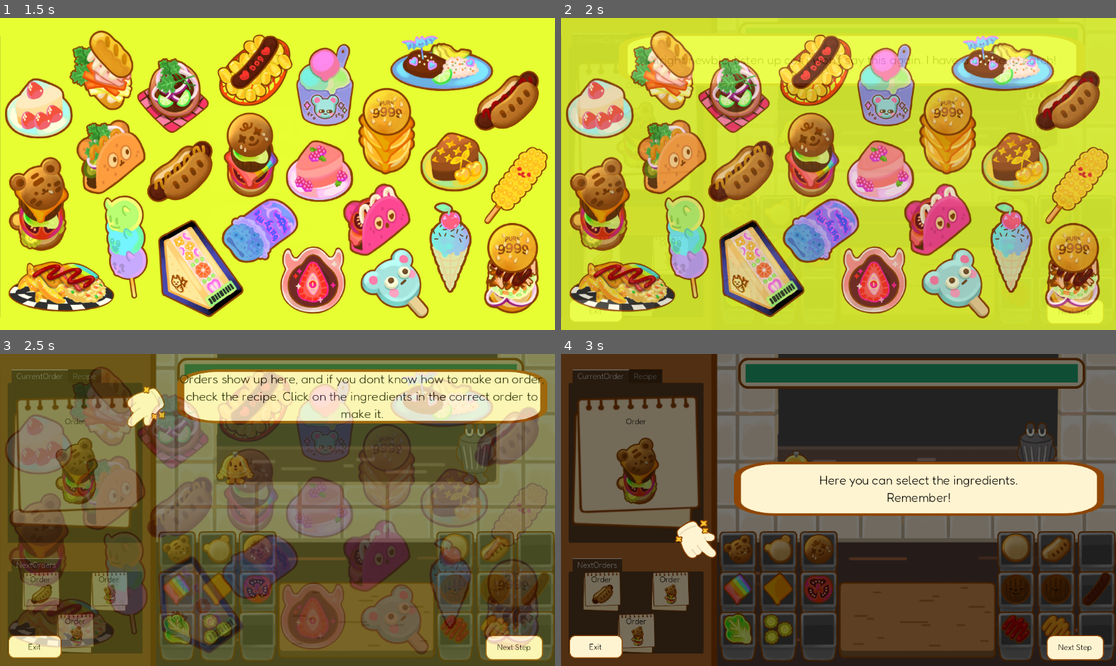
Above: before the commit, frames 1-4 (two rows, left to right).
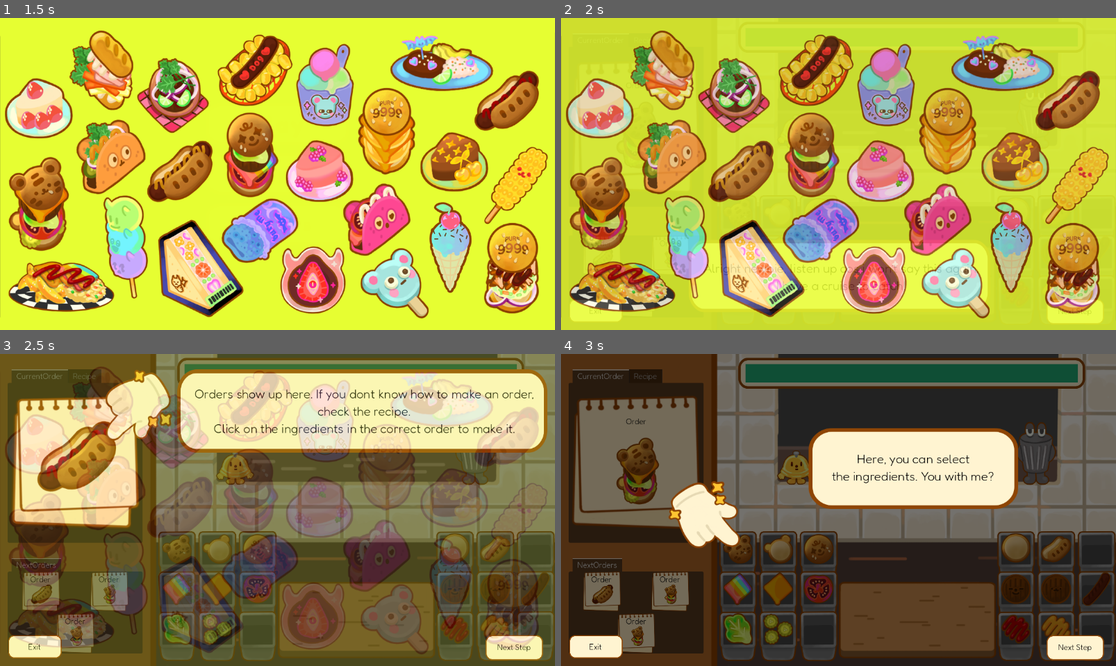
Above: after the commit, the same moments.

Repository: Gus700/FoodTruckBattles
Game: Godot game, scene res://scenes/SceneSwitcher.tscn
Two runs of this game, one before a commit and one after it. Both use one fixed random seed, a clock stepped at 60 frames per second and the inputs below.
Inputs (mouse positions are in pixels of both pictures, inside the frame that each line leads up to):
- Up to frame 1 (1.5 s): click (277, 124) at 0.5 s; click (277, 124) at 1.25 s
- Up to frame 2 (2 s): no input
- Up to frame 3 (2.5 s): click "Next Step" at 2 s
- Up to frame 4 (3 s): click "Next Step" at 2.75 s

Frame 1 is identical in both runs. In frame 2, 20% of the frame differs, in the area x 12-93%, y 5-94%; in frame 3, 19%; in frame 4, 13%.

Commit message:
fixed tutorial bubbles, replaced trash can full img so it doesn't jump

Diff:
--- a/scenes/Level.tscn
+++ b/scenes/Level.tscn
@@ -35,6 +35,10 @@
 [ext_resource type="Script" path="res://scripts/tutorialOverlay.gd" id="31_vytai"]
 [ext_resource type="Texture2D" uid="uid://b5gcuffddrpxd" path="res://assets/UI/tut_bubble.png" id="32_tqjk8"]
 [ext_resource type="Texture2D" uid="uid://cfc3o4swkbp3h" path="res://assets/UI/pointer.png" id="33_1kdry"]
+[ext_resource type="Texture2D" uid="uid://b6ikysvjo7odr" path="res://assets/UI/tut_bubble_big.png" id="34_yvpwa"]
+[ext_resource type="Texture2D" uid="uid://cqxkeynu1gl1p" path="res://assets/objects/order_paper_big.png" id="35_kl1hg"]
+[ext_resource type="Texture2D" uid="uid://i2s82jtvoed1" path="res://assets/food/starterFood/ketchup_hotdog.png" id="36_qkj61"]
+[ext_resource type="Texture2D" uid="uid://dcmqycrnh0423" path="res://assets/UI/timer_bar.png" id="39_nkydd"]
 
 [sub_resource type="LabelSettings" id="LabelSettings_wkq44"]
 font_size = 50
@@ -284,9 +288,9 @@
 [node name="TrashCan" type="TextureButton" parent="."]
 layout_mode = 1
 anchors_preset = -1
-anchor_left = 0.798611
+anchor_left = 0.797743
 anchor_top = 0.217593
-anchor_right = 0.915799
+anchor_right = 0.914931
 anchor_bottom = 0.419753
 texture_normal = ExtResource("29_2c5js")
 texture_pressed = ExtResource("30_wvnbc")
@@ -367,9 +371,13 @@
 anchors_preset = 15
 anchor_right = 1.0
 anchor_bottom = 1.0
-grow_horizontal = 2
-grow_vertical = 2
-texture = ExtResource("32_tqjk8")
+offset_left = 145.0
+offset_top = 429.0
+offset_right = -197.0
+offset_bottom = 470.0
+grow_horizontal = 2
+grow_vertical = 2
+texture = ExtResource("34_yvpwa")
 expand_mode = 1
 
 [node name="Label" type="Label" parent="TutorialOverlay/Steps/Intro/TextureRect"]
@@ -377,9 +385,14 @@
 anchors_preset = 15
 anchor_right = 1.0
 anchor_bottom = 1.0
-grow_horizontal = 2
-grow_vertical = 2
-text = "Alright newbie, listen up cos i won’t say this again. I have a cruise to catch!"
+offset_left = 4.0
+offset_top = 2.00002
+offset_right = 4.0
+offset_bottom = 2.00002
+grow_horizontal = 2
+grow_vertical = 2
+text = "Alright newbie, listen up cos i won’t say this again.
+I have a cruise to catch!"
 label_settings = SubResource("LabelSettings_dy1m6")
 horizontal_alignment = 1
 vertical_alignment = 1
@@ -397,12 +410,12 @@
 [node name="TextBoxImg" type="TextureRect" parent="TutorialOverlay/Steps/Step1"]
 layout_mode = 1
 anchors_preset = -1
-anchor_left = 0.256198
+anchor_left = 0.256199
 anchor_right = 1.04959
-anchor_bottom = 1.02752
-grow_horizontal = 2
-grow_vertical = 2
-texture = ExtResource("32_tqjk8")
+anchor_bottom = 1.58715
+grow_horizontal = 2
+grow_vertical = 2
+texture = ExtResource("34_yvpwa")
 expand_mode = 1
 metadata/_edit_use_anchors_ = true
 
@@ -411,21 +424,36 @@
 anchors_preset = 15
 anchor_right = 1.0
 anchor_bottom = 1.0
-grow_horizontal = 2
-grow_vertical = 2
-text = "Orders show up here, and if you dont know how to make an order, check the recipe. Click on the ingredients in the correct order to make it."
+offset_left = 4.9996
+offset_top = -5.99999
+offset_right = 4.99683
+offset_bottom = 7.00008
+grow_horizontal = 2
+grow_vertical = 2
+text = "Orders show up here. If you dont know how to make an order, check the recipe.
+Click on the ingredients in the correct order to make it."
 label_settings = SubResource("LabelSettings_dy1m6")
 horizontal_alignment = 1
 vertical_alignment = 1
 autowrap_mode = 2
 
+[node name="OrderPaperBig" type="Sprite2D" parent="TutorialOverlay/Steps/Step1"]
+position = Vector2(36.9996, 193)
+scale = Vector2(1.13949, 1.139)
+texture = ExtResource("35_kl1hg")
+
+[node name="KetchupHotdog" type="Sprite2D" parent="TutorialOverlay/Steps/Step1"]
+position = Vector2(38.9996, 181)
+scale = Vector2(0.778169, 0.74005)
+texture = ExtResource("36_qkj61")
+
 [node name="HandImg" type="TextureRect" parent="TutorialOverlay/Steps/Step1"]
 layout_mode = 1
 anchors_preset = -1
-anchor_left = 0.272727
-anchor_top = 0.733945
-anchor_right = 0.429727
-anchor_bottom = 1.46795
+anchor_left = 0.305785
+anchor_top = 0.770641
+anchor_right = 0.55062
+anchor_bottom = 2.02752
 rotation = 2.64243
 texture = ExtResource("33_1kdry")
 expand_mode = 1
@@ -444,10 +472,10 @@
 [node name="TextBoxImg" type="TextureRect" parent="TutorialOverlay/Steps/Step2"]
 layout_mode = 1
 anchors_preset = -1
-anchor_left = 0.246901
-anchor_top = 1.76147
-anchor_right = 1.04029
-anchor_bottom = 2.78899
+anchor_left = 0.407025
+anchor_top = 1.11926
+anchor_right = 0.856405
+anchor_bottom = 2.66054
 grow_horizontal = 2
 grow_vertical = 2
 texture = ExtResource("32_tqjk8")
@@ -459,10 +487,12 @@
 anchors_preset = 15
 anchor_right = 1.0
 anchor_bottom = 1.0
-grow_horizontal = 2
-grow_vertical = 2
-text = "Here you can select the ingredients.
-Remember!
+offset_top = -1.99998
+offset_bottom = -1.99998
+grow_horizontal = 2
+grow_vertical = 2
+text = "Here, you can select
+the ingredients. You with me?
 "
 label_settings = SubResource("LabelSettings_dy1m6")
 horizontal_alignment = 1
@@ -472,10 +502,10 @@
 [node name="HandImg" type="TextureRect" parent="TutorialOverlay/Steps/Step2"]
 layout_mode = 1
 anchors_preset = -1
-anchor_left = 0.165289
-anchor_top = 2.49541
-anchor_right = 0.322289
-anchor_bottom = 3.22941
+anchor_left = 0.200413
+anchor_top = 1.75229
+anchor_right = 0.402893
+anchor_bottom = 3.01834
 rotation = 1.0472
 texture = ExtResource("33_1kdry")
 expand_mode = 1
@@ -494,13 +524,13 @@
 [node name="TextBoxImg" type="TextureRect" parent="TutorialOverlay/Steps/Step3"]
 layout_mode = 1
 anchors_preset = -1
-anchor_left = -0.107438
-anchor_top = -0.220183
-anchor_right = 0.68595
-anchor_bottom = 0.807339
-grow_horizontal = 2
-grow_vertical = 2
-texture = ExtResource("32_tqjk8")
+anchor_left = 0.367769
+anchor_top = 0.100917
+anchor_right = 0.957645
+anchor_bottom = 1.16513
+grow_horizontal = 2
+grow_vertical = 2
+texture = ExtResource("34_yvpwa")
 expand_mode = 1
 metadata/_edit_use_anchors_ = true
 
@@ -509,9 +539,14 @@
 anchors_preset = 15
 anchor_right = 1.0
 anchor_bottom = 1.0
-grow_horizontal = 2
-grow_vertical = 2
-text = "Click dingus bell to signal an order as complete!
+offset_left = -2.0
+offset_top = -2.0
+offset_right = -1.0
+offset_bottom = 3.0
+grow_horizontal = 2
+grow_vertical = 2
+text = "This is Dingus, the bell.
+Click on him to finish an order.
 "
 label_settings = SubResource("LabelSettings_dy1m6")
 horizontal_alignment = 1
@@ -521,15 +556,20 @@
 [node name="HandImg" type="TextureRect" parent="TutorialOverlay/Steps/Step3"]
 layout_mode = 1
 anchors_preset = -1
-anchor_left = 0.296488
-anchor_top = 0.587156
-anchor_right = 0.453488
-anchor_bottom = 1.32116
+anchor_left = 0.292355
+anchor_top = 0.146789
+anchor_right = 0.484504
+anchor_bottom = 1.22936
 rotation = 1.0472
 texture = ExtResource("33_1kdry")
 expand_mode = 1
 stretch_mode = 5
 metadata/_edit_use_anchors_ = true
+
+[node name="BellDef" type="Sprite2D" parent="TutorialOverlay/Steps/Step3"]
+position = Vector2(368, 204)
+scale = Vector2(0.431122, 0.416667)
+texture = ExtResource("6_1ceec")
 
 [node name="Step4" type="Control" parent="TutorialOverlay/Steps"]
 visible = false
@@ -543,13 +583,13 @@
 [node name="TextBoxImg" type="TextureRect" parent="TutorialOverlay/Steps/Step4"]
 layout_mode = 1
 anchors_preset = -1
-anchor_left = 0.206611
-anchor_top = -0.220183
-anchor_right = 0.999999
-anchor_bottom = 0.807339
-grow_horizontal = 2
-grow_vertical = 2
-texture = ExtResource("32_tqjk8")
+anchor_left = 0.224173
+anchor_top = 1.65137
+anchor_right = 0.81405
+anchor_bottom = 2.73394
+grow_horizontal = 2
+grow_vertical = 2
+texture = ExtResource("34_yvpwa")
 expand_mode = 1
 metadata/_edit_use_anchors_ = true
 
@@ -558,9 +598,13 @@
 anchors_preset = 15
 anchor_right = 1.0
 anchor_bottom = 1.0
-grow_horizontal = 2
-grow_vertical = 2
-text = "If ya mess up leave it to the trash can to take care of itw!
+offset_left = 17.0
+offset_top = -17.0
+offset_right = -12.0
+offset_bottom = 18.0
+grow_horizontal = 2
+grow_vertical = 2
+text = "This is Deletus, the trash can. Eats your mistakes, but I wouldn't rely on him much.
 "
 label_settings = SubResource("LabelSettings_dy1m6")
 horizontal_alignment = 1
@@ -570,15 +614,20 @@
 [node name="HandImg" type="TextureRect" parent="TutorialOverlay/Steps/Step4"]
 layout_mode = 1
 anchors_preset = -1
-anchor_left = 0.793389
-anchor_top = 0.513761
-anchor_right = 0.950389
-anchor_bottom = 1.24776
+anchor_left = 0.779959
+anchor_top = -0.137614
+anchor_right = 0.966943
+anchor_bottom = 1.00917
 rotation = 1.0472
 texture = ExtResource("33_1kdry")
 expand_mode = 1
 stretch_mode = 5
 metadata/_edit_use_anchors_ = true
+
+[node name="TrashDef" type="Sprite2D" parent="TutorialOverlay/Steps/Step4"]
+position = Vector2(868.5, 174.75)
+scale = Vector2(0.609589, 0.571739)
+texture = ExtResource("29_2c5js")
 
 [node name="Step5" type="Control" parent="TutorialOverlay/Steps"]
 visible = false
@@ -592,13 +641,13 @@
 [node name="TextBoxImg" type="TextureRect" parent="TutorialOverlay/Steps/Step5"]
 layout_mode = 1
 anchors_preset = -1
-anchor_left = -0.538223
-anchor_top = 0.954128
-anchor_right = 0.255165
-anchor_bottom = 1.98165
-grow_horizontal = 2
-grow_vertical = 2
-texture = ExtResource("32_tqjk8")
+anchor_left = -0.71694
+anchor_top = 3.65138
+anchor_right = 0.0816111
+anchor_bottom = 5.02753
+grow_horizontal = 2
+grow_vertical = 2
+texture = ExtResource("34_yvpwa")
 expand_mode = 1
 metadata/_edit_use_anchors_ = true
 
@@ -607,9 +656,12 @@
 anchors_preset = 15
 anchor_right = 1.0
 anchor_bottom = 1.0
-grow_horizontal = 2
-grow_vertical = 2
-text = "You gotta hit as many orders ASAP otherwise customers leave! this isn’t the ritz or whatever, y’know?!"
+offset_left = 3.0
+offset_top = 1.52588e-05
+offset_right = 3.0
+grow_horizontal = 2
+grow_vertical = 2
+text = "Most important thing, SPEED. Hit as many orders as ya can. No need to be neat. This ain't the Ritz."
 label_settings = SubResource("LabelSettings_dy1m6")
 horizontal_alignment = 1
 vertical_alignment = 1
@@ -618,15 +670,20 @@
 [node name="HandImg" type="TextureRect" parent="TutorialOverlay/Steps/Step5"]
 layout_mode = 1
 anchors_preset = -1
-anchor_left = 0.198347
-anchor_top = 1.02752
-anchor_right = 0.355347
-anchor_bottom = 1.76152
+anchor_left = 0.112603
+anchor_top = 1.96331
+anchor_right = 0.324379
+anchor_bottom = 3.27524
 rotation = -1.83259
 texture = ExtResource("33_1kdry")
 expand_mode = 1
 stretch_mode = 5
 metadata/_edit_use_anchors_ = true
+
+[node name="TimerBar" type="Sprite2D" parent="TutorialOverlay/Steps/Step5"]
+position = Vector2(-151.375, -24.8125)
+scale = Vector2(0.400637, 0.438793)
+texture = ExtResource("39_nkydd")
 
 [node name="CloseTutorial" type="TextureButton" parent="TutorialOverlay"]
 layout_mode = 1
Binary file added: assets/UI/tut_bubble_big.png
Not shown, added: assets/UI/tut_bubble_big.png.import
Binary file changed: assets/objects/trash_full.png
Not shown: 1 places in scenes/Level.tscn that only renumber resources
